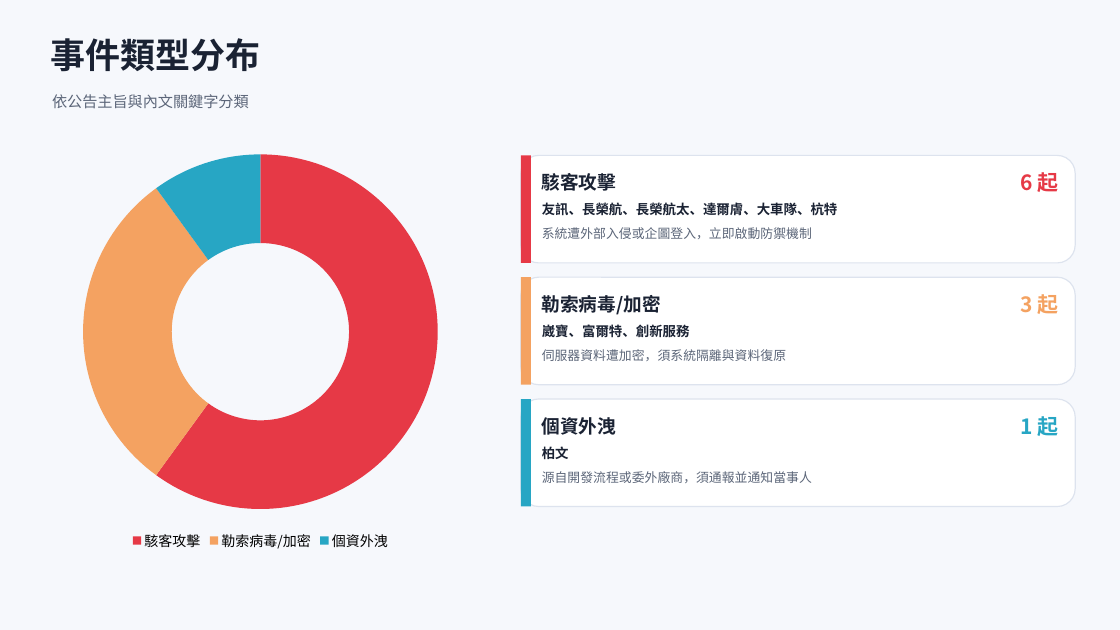
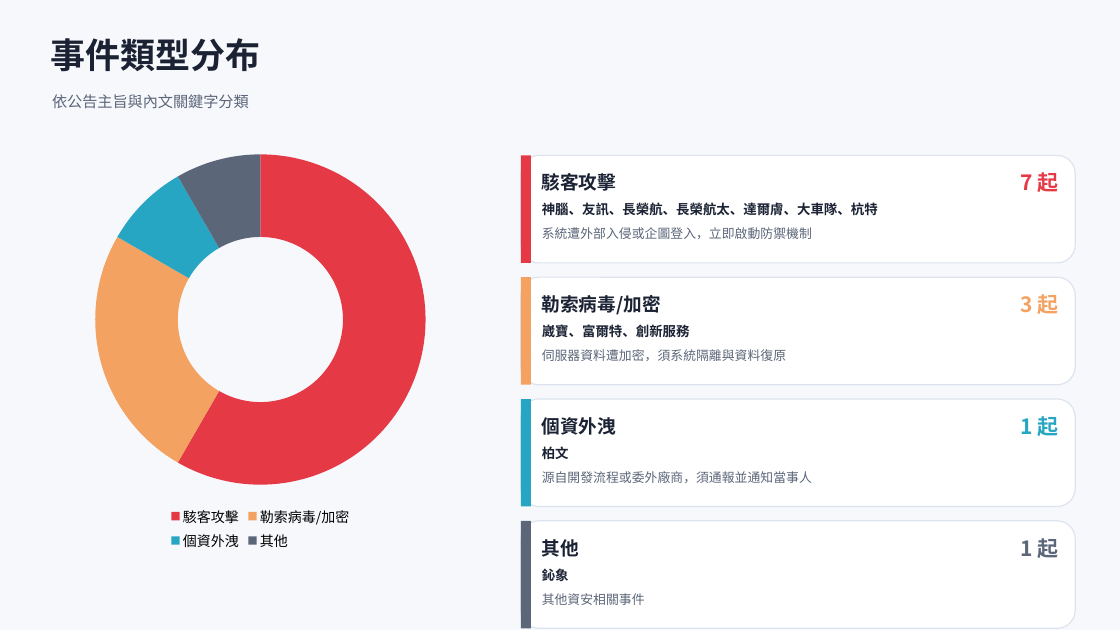
Before and after one commit to Johnnylin77/mops-isec-monitor, a slide deck: slide 3 of 資安事件因應分析.pptx. Drawn at 1120x630 pixels with LibreOffice and Linux fonts; fonts in the diff are those of the drawing. Boxes give left, top, right and bottom in pixels: in the first picture for what was removed or moved away, otherwise in the second. Text is boxed around its words. In the diff, an @@ line names an element or a change of style, - is before the commit and + after.

```diff
--- a/資安事件因應分析.pptx
+++ b/資安事件因應分析.pptx
@@ doughnut chart at [42, 143, 479, 555] @@
-categories: 駭客攻擊, 勒索病毒/加密, 個資外洩
+categories: 駭客攻擊, 勒索病毒/加密, 個資外洩, 其他
-Series 1: 60, 30, 10
+Series 1: 58, 25, 8, 8
@@ text at [1020, 172, 1058, 192]: text changed @@
-6 起
+7 起
@@ text at [542, 202, 878, 216]: text changed @@
-友訊、長榮航、長榮航太、達爾膚、大車隊、杭特
+神腦、友訊、長榮航、長榮航太、達爾膚、大車隊、杭特
@@ rounded rectangle added at [521, 521, 1075, 628], fill #FFFFFF, outline #DDE3EE 1 pt @@
@@ rectangle added at [521, 521, 531, 628], fill #5C6679 @@
@@ text added at [542, 539, 579, 557], 16 pt, text #1A2233, bold @@
+其他
@@ text added at [1020, 538, 1058, 558], 18 pt, text #5C6679, bold @@
+1 起
@@ text added at [542, 568, 569, 581], 11.5 pt, text #1A2233, bold @@
+鈊象
@@ text added at [542, 593, 645, 605], 11 pt, text #5C6679 @@
+其他資安相關事件
```
Also in this commit, not shown: 6 other slides changed, 2 other files.
